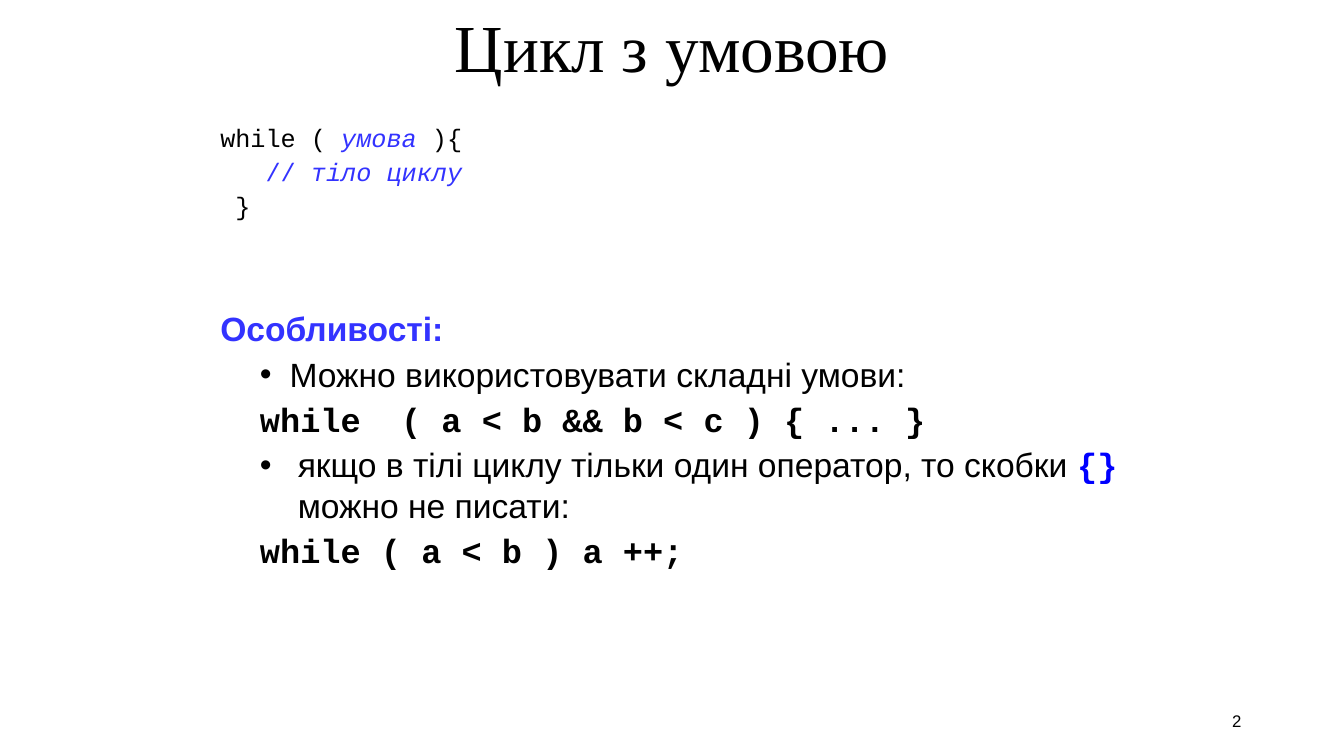
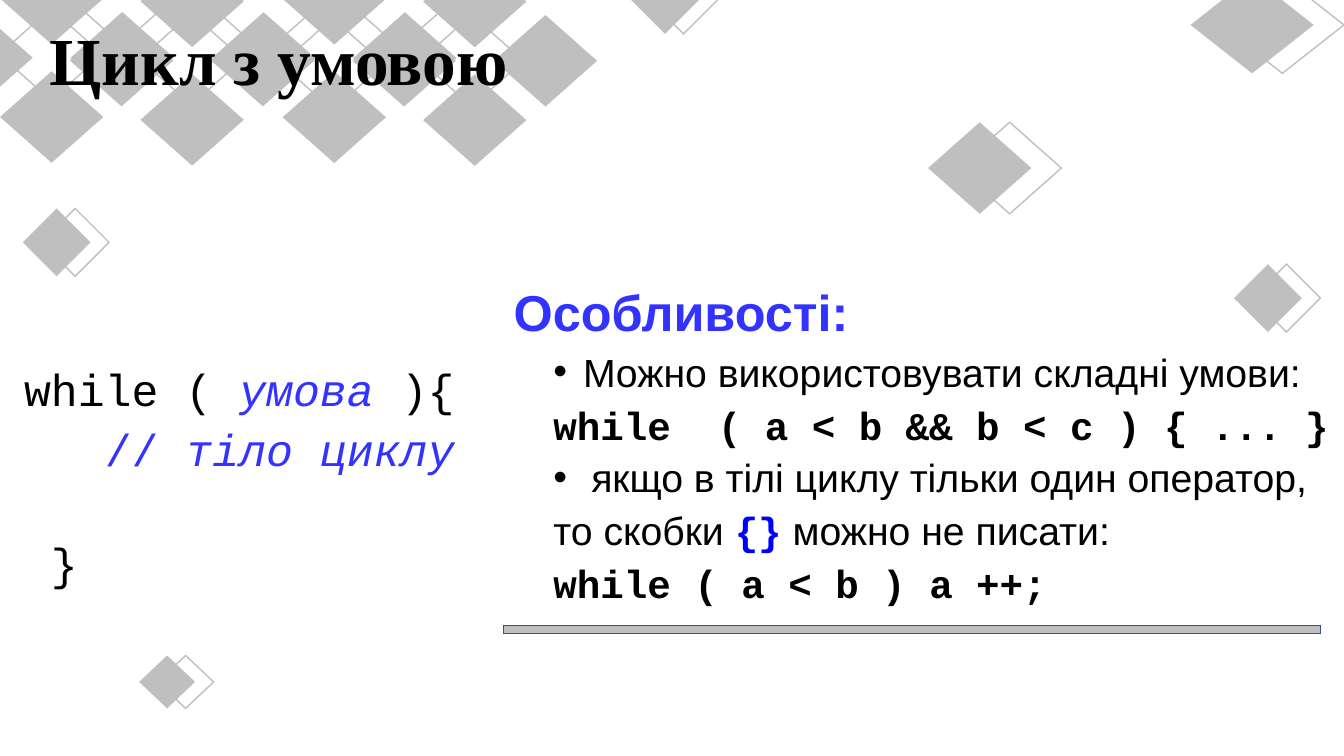
Before and after one commit to arg3ntuum/JavaCourse, a slide deck: slide 4 of Java Урок 4 for while.pptx (slide 2 before the commit). Drawn at 1344x756 pixels with LibreOffice and Linux fonts; fonts in the diff are those of the drawing. Boxes give left, top, right and bottom in pixels: in the first picture for what was removed or moved away, otherwise in the second. Text is boxed around its words. In the diff, an @@ line names an element or a change of style, - is before the commit and + after.

```diff
--- a/Java Урок 4 for while.pptx
+++ b/Java Урок 4 for while.pptx
@@ text "Цикл з умовою": place and size @@
-text "Цикл з умовою" at bbox=[455, 28, 889, 85]
+text "Цикл з умовою" at bbox=[50, 32, 507, 97]
@@ text "Цикл з умовою" at bbox=[50, 32, 507, 97]: bold on; less space between paragraphs @@
@@ text "Особливості:": place and size @@
-text "Особливості:" at bbox=[220, 316, 1067, 564]
+text "Особливості:" at bbox=[514, 294, 1307, 599]
@@ text at bbox=[514, 294, 1300, 599]: size 24 to 36 pt in "Особливості:"; size 24 to 28 pt in "Можно використовувати складні умови:", "while ( a < b && b ...", "while ( a < b ) a ..."; more space between paragraphs @@
@@ text "while ( умова ){": place and size @@
-text "while ( умова ){" at bbox=[220, 128, 463, 187]
+text "while ( умова ){" at bbox=[24, 374, 455, 476]
@@ text "while ( умова ){" at bbox=[24, 374, 455, 476]: size 18 to 32 pt; more space between paragraphs @@
@@ text at bbox=[553, 463, 1307, 546]: text changed; size 24 to 28 pt @@
-  • якщо в тілі циклу тільки один оператор, то скобки {} можно не писати:
+  • якщо в тілі циклу тільки один оператор,
+  то скобки {} можно не писати:
@@ rectangle added at bbox=[504, 625, 1321, 633], fill #BFBFBF, outline #325491 1 pt @@
@@ group added at bbox=[0, 0, 1344, 708]: 35 diamonds @@
@@ page number removed at bbox=[1232, 715, 1241, 727] @@
-2
```
Also in this commit, not shown: 16 other slides changed, 1 slide removed.
